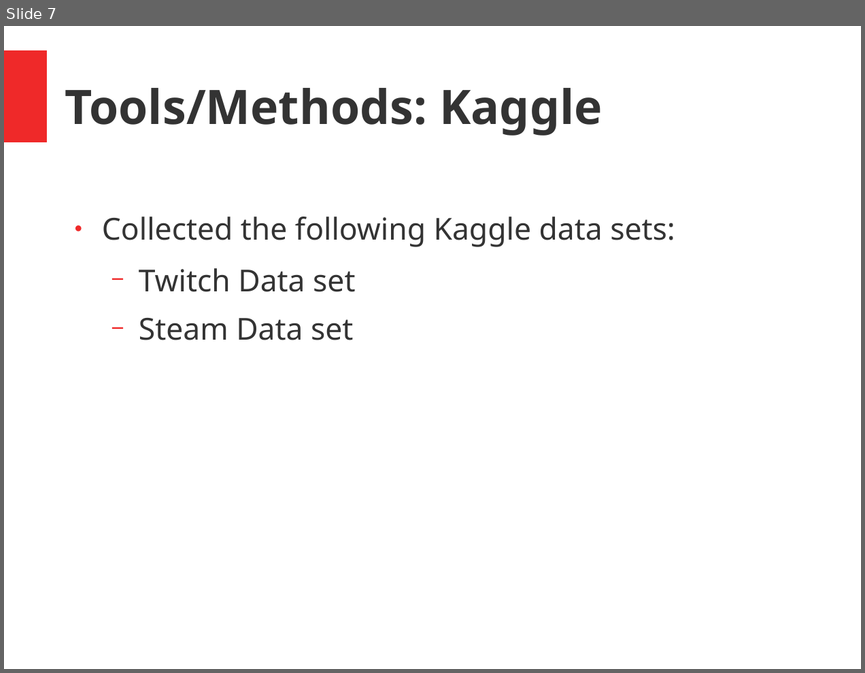
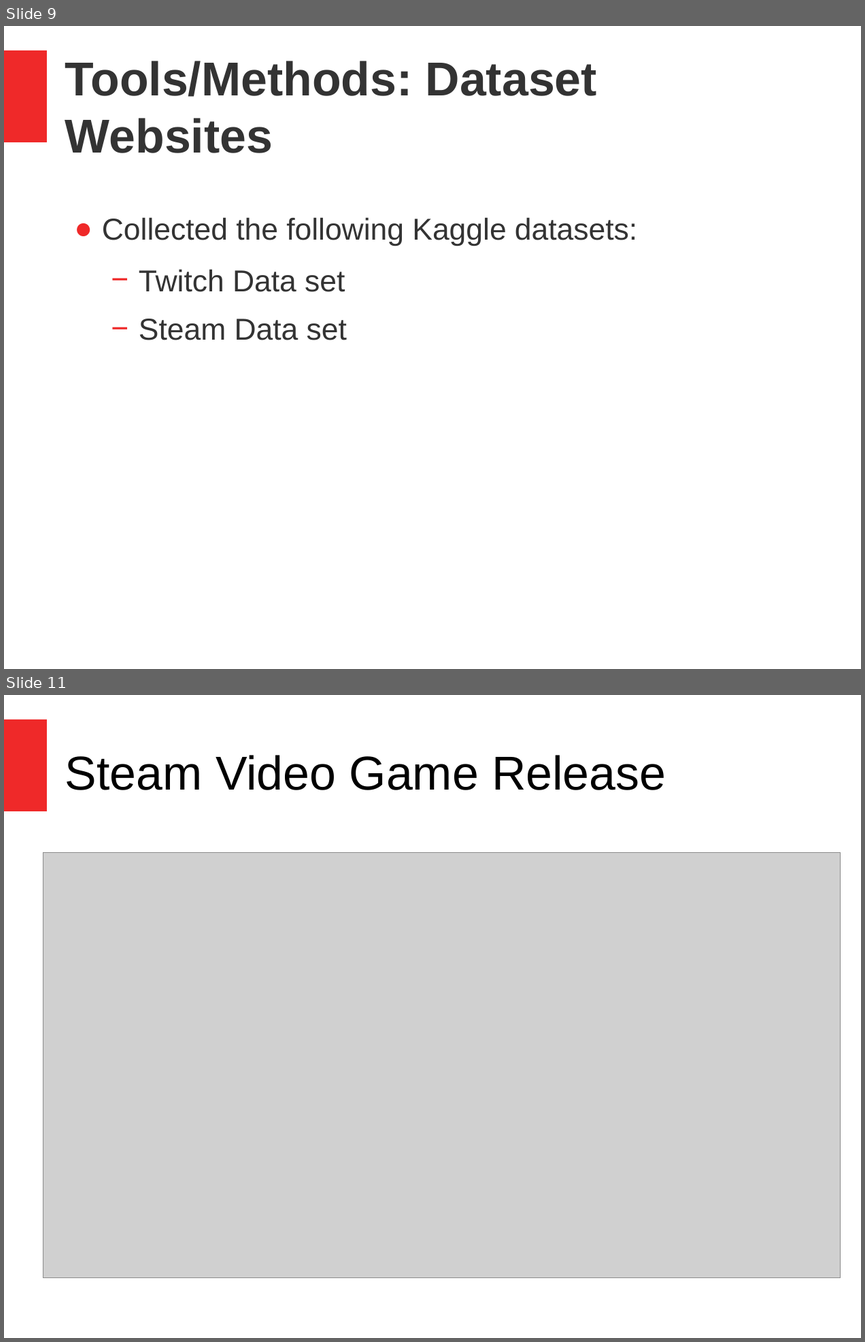
Before and after one commit to fdac21/VideoGame_Analysis, a slide deck: presentation.pptx. Shown one above the other, each under a label of ours: slide 7 before the commit, slides 9 and 11 after it; the slides between them are not shown. The pictures are 865x673 and 865x1342 pixels, drawn with LibreOffice and Linux fonts; fonts in the diff are those of the drawing; grey boxes stand for pictures. Boxes give left, top, right and bottom in pixels: in the first picture for what was removed or moved away, otherwise in the second. Text is boxed around its words. In the diff, an @@ line names an element or a change of style, - is before the commit and + after.

```diff
--- a/presentation.pptx
+++ b/presentation.pptx
@@ slide 11 added at box(4, 695, 861, 1338), background #FFFFFF; not listed: 1 template element that a slide beside it also shows @@
@@ title added at box(65, 755, 666, 790), 44 pt, text #000000 @@
+Steam Video Game Release
@@ picture added at box(43, 853, 840, 1278) @@
@@ what was slide 7 is now slide 9 @@
@@ slide 9 changed as well @@
@@ text at box(65, 61, 597, 153): text changed; font Noto Sans to Arial @@
-Tools/Methods: Kaggle
+Tools/Methods: Dataset Websites
@@ text at box(102, 217, 637, 246): text changed; font Noto Sans to Arial @@
-● Collected the following Kaggle data sets:
+● Collected the following Kaggle datasets:
@@ text at box(139, 269, 347, 340): font Noto Sans to Arial in "Twitch Data set", "Steam Data set"; more space between paragraphs @@
```
Also in this commit, not shown: 5 other slides changed, 8 other slides added, 5 slides removed.
